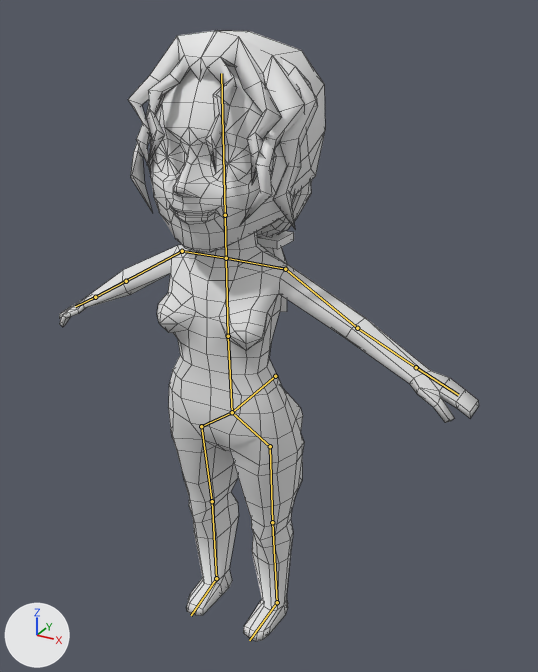
Two versions of the Blender file OculusWalkerDemo/_asset/Chr/c9000/c9000.blend, one commit apart.
One viewpoint serves both versions: a 50 mm camera at (0.993, -1.674, 1.781) aimed at (0.056, 0.029, 0.929). Lighting does not change. The marker at lower left points along +X, +Y and +Z. The bones that bend it are drawn over the model as lines. Mesh edges are drawn as thin lines.

The first picture shows 'body'.
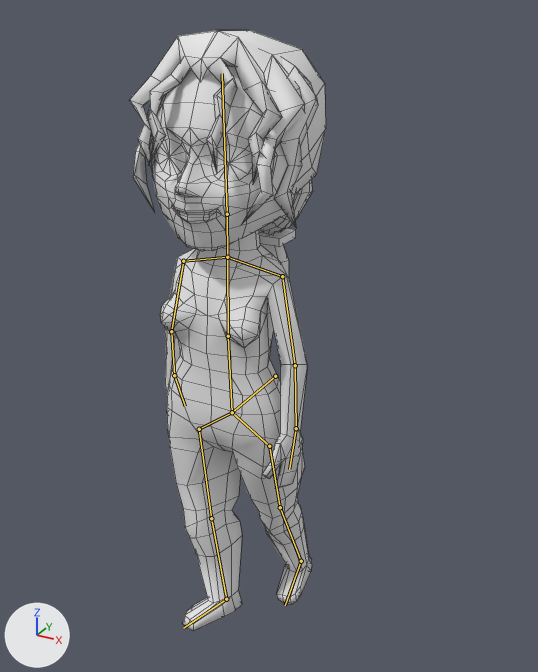
The newer file adds an action. The first version stands in its rest pose; the second is drawn at frame 0 of the action 'Walk'.

The edits, one by one:
Bone 'Chest' (bone_chest) turns from (0, 0, 0) to (-3, 0, 1) degrees about its own x, y and z.
Bone 'Shoulder_R' (bone_shoulder_r) turns from (0, 0, 0) to (-8, 3, 4) degrees about its own x, y and z.
Bone 'UpperArm_R' (bone_upperarm_r) turns from (0, 0, 0) to (-35, -1, 11) degrees about its own x, y and z.
Bone 'LowerArm_R' (bone_lowerarm_r) turns from (0, 0, 0) to (-6, 0, 2) degrees about its own x, y and z.
Bone 'Hand_R' (bone_hand_r) turns from (0, 0, 0) to (-15, 1, 5) degrees about its own x, y and z.
Bone 'Shoulder_L' (bone_shoulder_l) turns from (0, 0, 0) to (-4, 3, -9) degrees about its own x, y and z.
Bone 'UpperArm_L' (bone_upperarm_l) turns from (0, 0, 0) to (-33, -9, -20) degrees about its own x, y and z.
Bone 'LowerArm_L' (bone_lowerarm_l) turns from (0, 0, 0) to (1, -3, -15) degrees about its own x, y and z.
Bone 'Hand_L' (bone_hand_l) turns from (0, 0, 0) to (-11, 0, -6) degrees about its own x, y and z.
Bone 'Head' (bone_head) turns from (0, 0, 0) to (3, 0, -1) degrees about its own x, y and z.
Bone 'Hip_R' (bone_hip_r) turns from (0, 0, 0) to (5, -2, 2) degrees about its own x, y and z.
Bone 'UpperLeg_R' (bone_upperleg_r) turns from (0, 0, 0) to (-13, 22, -14) degrees about its own x, y and z.
Bone 'LowerLeg_R' (bone_lowerleg_r) turns from (0, 0, 0) to (12, -7, 5) degrees about its own x, y and z.
Bone 'Foot_R' (bone_foot_r) turns from (0, 0, 0) to (2, 4, -13) degrees about its own x, y and z.
Bone 'Hip_L' (bone_hip_l) turns from (0, 0, 0) to (-5, -6, -1) degrees about its own x, y and z.
Bone 'UpperLeg_L' (bone_upperleg_l) turns from (0, 0, 0) to (15, 4, -3) degrees about its own x, y and z.
Bone 'LowerLeg_L' (bone_lowerleg_l) turns from (0, 0, 0) to (7, 3, -2) degrees about its own x, y and z.
Bone 'Foot_L' (bone_foot_l) turns from (0, 0, 0) to (6, 4, 10) degrees about its own x, y and z.

Where the change shows, as pixel boxes (x1, y1, x2, y2) in the pictures (538 x 672 px):
'body', posed (53% narrower): before (59, 30, 479, 641); after (130, 30, 326, 631)
bone 'Chest', root to tip: before (228, 336) to (226, 258); after (228, 336) to (227, 257)
bone 'Shoulder_R', root to tip: before (226, 258) to (182, 251); after (227, 257) to (183, 261)
bone 'UpperArm_R', root to tip: before (182, 251) to (126, 281); after (183, 261) to (171, 331)
bone 'LowerArm_R', root to tip: before (126, 281) to (95, 297); after (171, 331) to (174, 375)
bone 'Hand_R', root to tip: before (95, 297) to (75, 306); after (174, 375) to (185, 406)
bone 'Shoulder_L', root to tip: before (226, 258) to (285, 269); after (227, 257) to (282, 276)
bone 'UpperArm_L', root to tip: before (285, 269) to (357, 328); after (282, 276) to (295, 365)
bone 'LowerArm_L', root to tip: before (357, 328) to (416, 367); after (295, 365) to (296, 428)
bone 'Hand_L', root to tip: before (416, 367) to (458, 395); after (296, 428) to (289, 469)
bone 'Head', root to tip: before (225, 215) to (221, 73); after (227, 214) to (222, 73)
bone 'Hip_R', root to tip: before (232, 412) to (201, 426); after (232, 412) to (199, 429)
bone 'UpperLeg_R', root to tip: before (201, 426) to (212, 501); after (199, 429) to (211, 518)
bone 'LowerLeg_R', root to tip: before (212, 501) to (216, 578); after (211, 518) to (226, 599)
bone 'Foot_R', root to tip: before (216, 578) to (191, 615); after (226, 599) to (183, 628)
bone 'Hip_L', root to tip: before (232, 412) to (270, 446); after (232, 412) to (269, 446)
bone 'UpperLeg_L', root to tip: before (270, 446) to (272, 522); after (269, 446) to (280, 507)
bone 'LowerLeg_L', root to tip: before (272, 522) to (277, 602); after (280, 507) to (301, 561)
bone 'Foot_L', root to tip: before (277, 602) to (249, 640); after (301, 561) to (285, 605)
